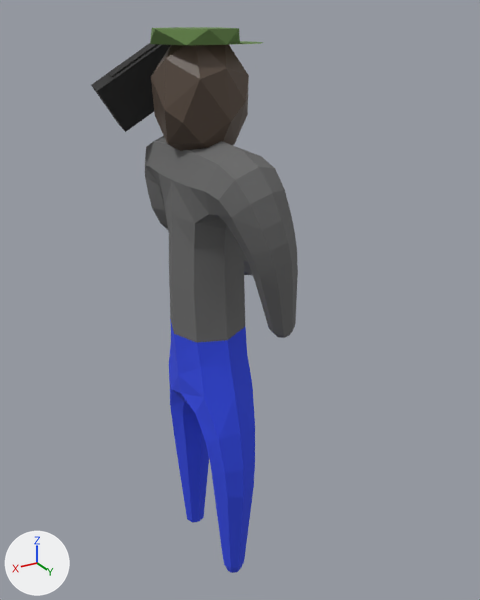
Renders of the Blender file blenderAssets/worker.blend from each side of a commit.
Rendered twice from a 50 mm camera at (2.54, 3.96, 4.17) aimed at (0.08, -0.14, 2.12). The lights are fixed; the arrows at lower left show +X, +Y and +Z.

The scene before the commit, as lines of its bpy script (objects in view):
```python
me_cube = bpy.data.meshes.new('Cube')
me_cube.from_pydata(...)  # 295 vertices, 320 faces; spans x -0.4..0.7, y -0.78..0.76, z -0.88..2.63
# faces by material slot: [114, 206]
me_cube.materials.append(mat_material)  # blue #344be7
me_cube.materials.append(mat_material_001)  # dark grey #6e6e6e
me_cube_001 = bpy.data.meshes.new('Cube.001')
me_cube_001.from_pydata(...)  # 16 vertices, 14 faces; spans x -1.0..1.0, y -1.0..1.0, z -1.07..1.0
me_cube_001.materials.append(mat_material_004)  # dark grey #515151
me_sphere = bpy.data.meshes.new('Sphere')
me_sphere.from_pydata(...)  # 31 vertices, 57 faces; spans x -0.85..0.83, y -0.84..0.84, z -0.94..0.91
me_sphere.materials.append(mat_material_005)  # brown #56473c
ob_cube = bpy.data.objects.new('Cube', me_cube)
ob_cube.location = (0.0, 0.0, 0.796)
ob_cube_001 = bpy.data.objects.new('Cube.001', me_cube_001)
ob_cube_001.location = (0.555, -0.628, 3.738)
ob_cube_001.rotation_euler = (-0.559, -0.0321, -1.792)  # degrees (-32, -1.8, -103)
ob_cube_001.scale = (-0.165, -0.344, -0.165)
ob_sphere = bpy.data.objects.new('Sphere', me_sphere)
ob_sphere.location = (0.44, -0.045, 3.673)
ob_sphere.scale = (0.371, 0.371, 0.422)
# also in view: 'Circle' at (0.38, -0.06, 4.04)
```
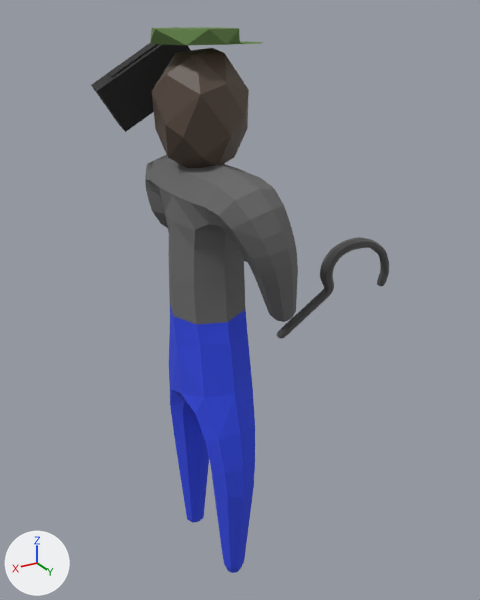
What the commit changed:
Material 'Material.007' (mat_material_007) is new.
Its base color is (0.256, 0.256, 0.256) (grey #8a8a8a).
Its metallic is 1.0.
Its roughness is 1.0.
me_cube is used by ob_cube; location (0.0, 0.0, 0.796).
me_cube had 295 vertices, 320 faces and spanned x -0.4..0.7, y -0.78..0.76, z -0.88..2.63.
me_cube now has 295 vertices, 320 faces and spans x -0.4..0.7, y -0.78..0.76, z -0.88..2.47.
me_cube part 1: 185 of the vertices in x -0.4..0.7, y -0.78..0.76, z 0.88..2.63 are scaled about their middle by (1, 1, 0.787), then moved by (0.0, 0.0, 0.03).
Mesh me_cube_002 is new.
It has 442 vertices, 440 faces and spans x -2.87..-1.877, y 3.109..3.63, z 0.726..1.795.
It uses material mat_material_007 (grey #8a8a8a).
Object 'Sphere' (ob_sphere) moves from (0.44, -0.045, 3.673) to (0.44, -0.045, 3.584).
Object 'Cube.002' (ob_cube_002) is new; it shows me_cube_002.
Its location is (1.236, -1.78, 3.71).
Its rotation in degrees is (136, -72, -119).
Its scale is (0.697, 0.686, 0.963).

Pixel boxes [x1, y1, x2, y2] of what changed, in the pictures (480 x 600 px; the box of a moved part takes in the faces that stretch with it):
'Cube', reshaped
    before: [145, 136, 298, 573]
    after: [145, 155, 298, 573]
'Sphere', moved
    before: [151, 45, 249, 151]
    after: [152, 48, 249, 168]
'Cube.002', added
    after: [276, 237, 389, 339]
part 1 of me_cube, moved or reshaped
    before: [145, 136, 297, 381]
    after: [145, 155, 297, 381]
